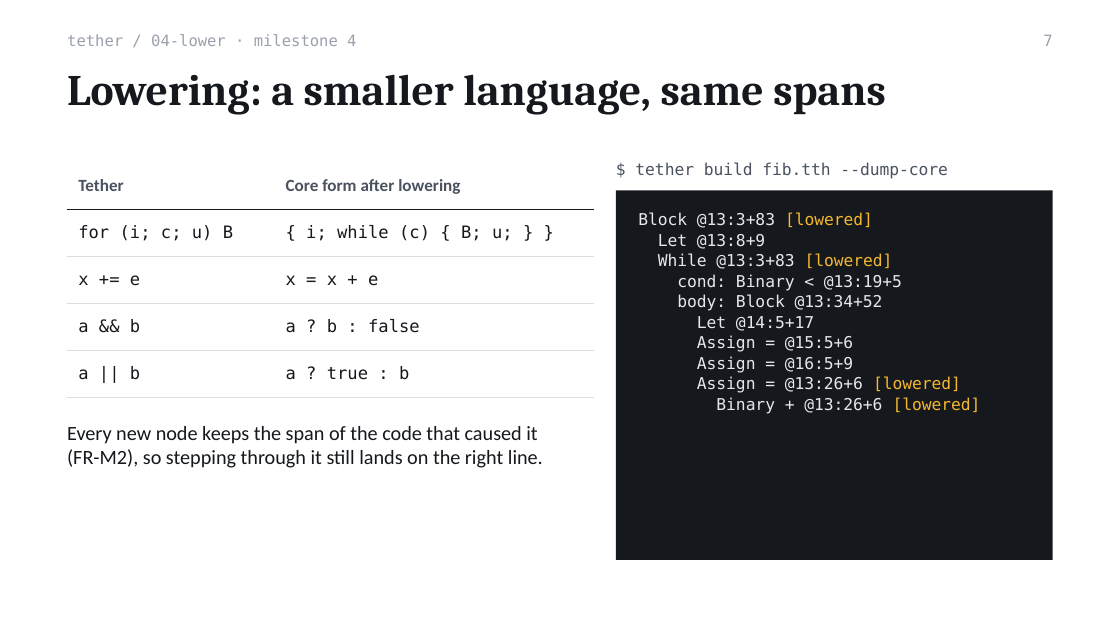
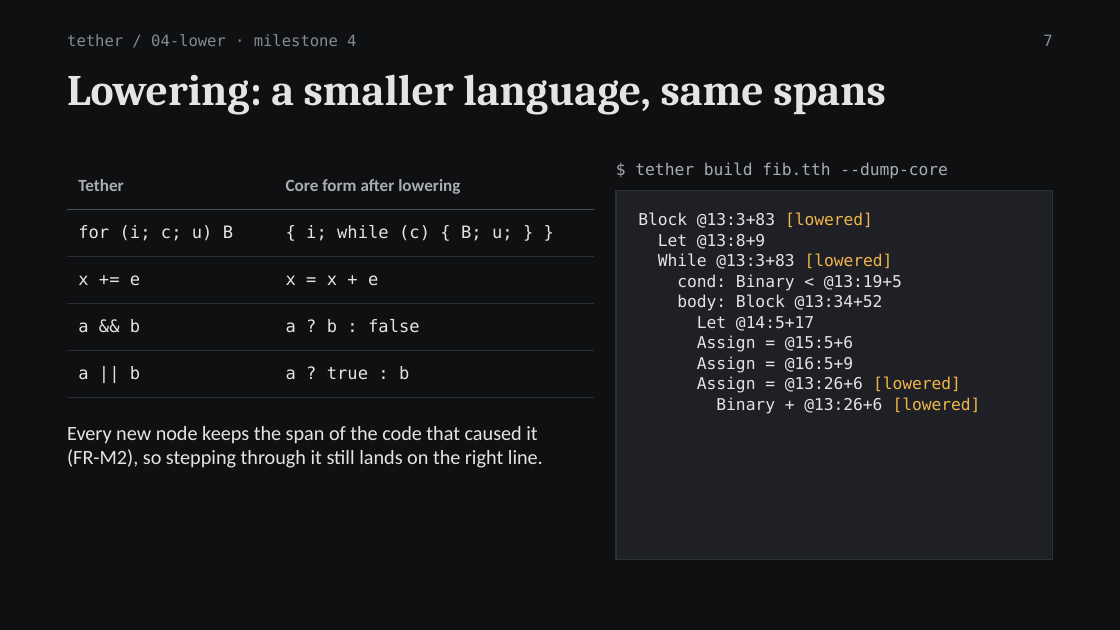
Before and after one commit to Antra1705/tether, a slide deck: slide 7 of docs/Tether-Review2-Presentation.pptx. Drawn at 1120x630 pixels with LibreOffice and Linux fonts; fonts in the diff are those of the drawing. Boxes give left, top, right and bottom in pixels: in the first picture for what was removed or moved away, otherwise in the second. Text is boxed around its words. In the diff, an @@ line names an element or a change of style, - is before the commit and + after.

```diff
--- a/docs/Tether-Review2-Presentation.pptx
+++ b/docs/Tether-Review2-Presentation.pptx
@@ background #FFFFFF to #0F1012 @@
@@ text "tether / 04-lower · milestone ..." at (67,34,356,46): text colour #9AA1AC to #868A91 @@
@@ page number at (1043,34,1052,46): text colour #9AA1AC to #868A91 @@
@@ title "Lowering: a smaller language, same ..." at (67,74,886,115): text colour #15181D to #E4E4E2 @@
@@ table at (67,162,594,384) @@
@@ text colour #4A5260 to #A9ACB2 in "Tether", "Core form after lowering" @@
@@ text colour #15181D to #E4E4E2 in "for (i; c; u) B", "{ i; while (c) { B; u; ...", "x += e", "x = x + e" and 4 more places @@
@@ borders changed @@
@@ text "$ tether build fib.tth --dump-core" at (635,162,947,179): text colour #4A5260 to #A9ACB2 @@
@@ rectangle at (616,190,1053,560): fill #15181D to #1E2025; outline none to #2E3138 0.75 pt @@
@@ text "Block @13:3+83 [lowered]" at (638,212,981,414): text colour #E4E7EC to #E4E4E2 in "Block @13:3+83", "Let @13:8+9", "While @13:3+83", "cond: Binary < @13:19+5" and 6 more places; text colour #F5B82E to #F0B54A in "[lowered]", "[lowered]", "[lowered]", "[lowered]" @@
@@ text "Every new node keeps the ..." at (67,426,543,468): text colour #15181D to #E4E4E2 @@
```
Also in this commit, not shown: 17 other slides changed, 3 other files.
